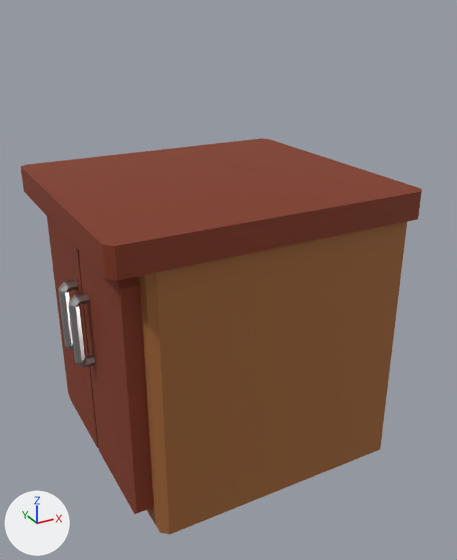
Renders of the FBX model Assets/Meshes/Kitchen/Counters/Clear_Counter.fbx from each side of a commit.
Rendered twice from a 50 mm lens placed at (-1.1, -2.06, 1.19), pointed at (-0.01, -0.07, 0.2). The lights are fixed; the arrows at lower left show +X, +Y and +Z. Where no turn or scale is listed for an object, it has been applied to the vertices.

Objects in the first picture: 'Counter_Base', 'Counter_Doors', 'Counter_Handles', 'Counter_Top'.
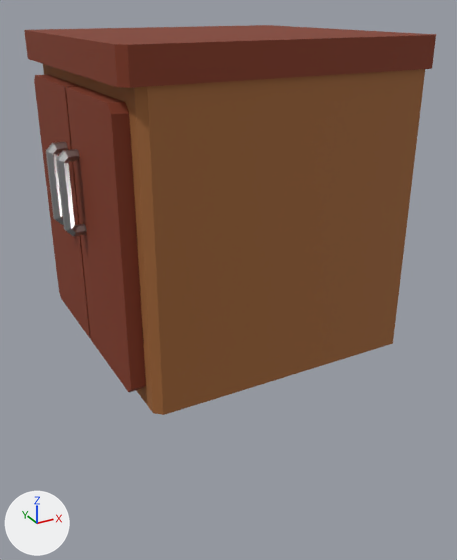
What changed in the scene script:
```text
Change me_cube_002:
    where me_cube_002.from_pydata(...)  # 16 vertices, 10 faces; spans x -0.575..0.575, y -0.525..0.525, z -0.05..0.05
    used by ob_counter_top; location = (-0.05, 0.0, 0.55)
    me_cube_002 part 3: the whole mesh is scaled about its middle by (0.925, 0.976, 1)
Change me_vert:
    where me_vert.from_pydata(...)  # 72 vertices, 60 faces; spans x -0.038..0.028, y -0.086..0.086, z -0.141..0.141
    used by ob_counter_handles; location = (-0.591, 0.0, 0.125)
    me_vert part 2: the whole mesh is moved by (-0.578, 0.0, 0.625)
Change me_cube_001:
    where me_cube_001.from_pydata(...)  # 24 vertices, 16 faces; spans x -0.031..0.031, y -0.428..0.428, z -0.45..0.45
    used by ob_counter_doors; location = (-0.531, 0.0, 0.0)
    me_cube_001 part 4: the whole mesh is scaled about its middle by (0.8, 0.994, 1), then moved by (-0.525, 0.0, 0.5)
Change me_cube:
    where me_cube.from_pydata(...)  # 16 vertices, 10 faces; spans x -0.5..0.5, y -0.5..0.5, z -0.5..0.5
    used by ob_counter_base; location = (0.0, 0.0, 0.0)
    me_cube part 1: the whole mesh is moved by (0.0, 0.0, 0.5)
Change ob_counter_top:
    ob_counter_top.location: (-0.05, 0.0, 0.55) -> (-0.018, 0.0, 1.05)
Change ob_counter_handles:
    ob_counter_handles.location: (-0.591, 0.0, 0.125) -> (0.0, 0.0, 0.0)
Change ob_counter_doors:
    ob_counter_doors.location: (-0.531, 0.0, 0.0) -> (0.0, 0.0, 0.0)
```

Boxes (x1, y1, x2, y2) around the edits, measured in the pictures (457 x 560 px):
'Counter_Base', mesh moved: before (137, 222, 407, 535); after (43, 64, 425, 415)
'Counter_Top', mesh rescaled, moved (55% shorter): before (21, 138, 422, 280); after (24, 25, 436, 88)
'Counter_Doors', mesh rescaled, moved (7% taller): before (47, 217, 154, 514); after (34, 74, 146, 392)
'Counter_Handles', moved: before (58, 279, 95, 368); after (46, 142, 86, 236)
